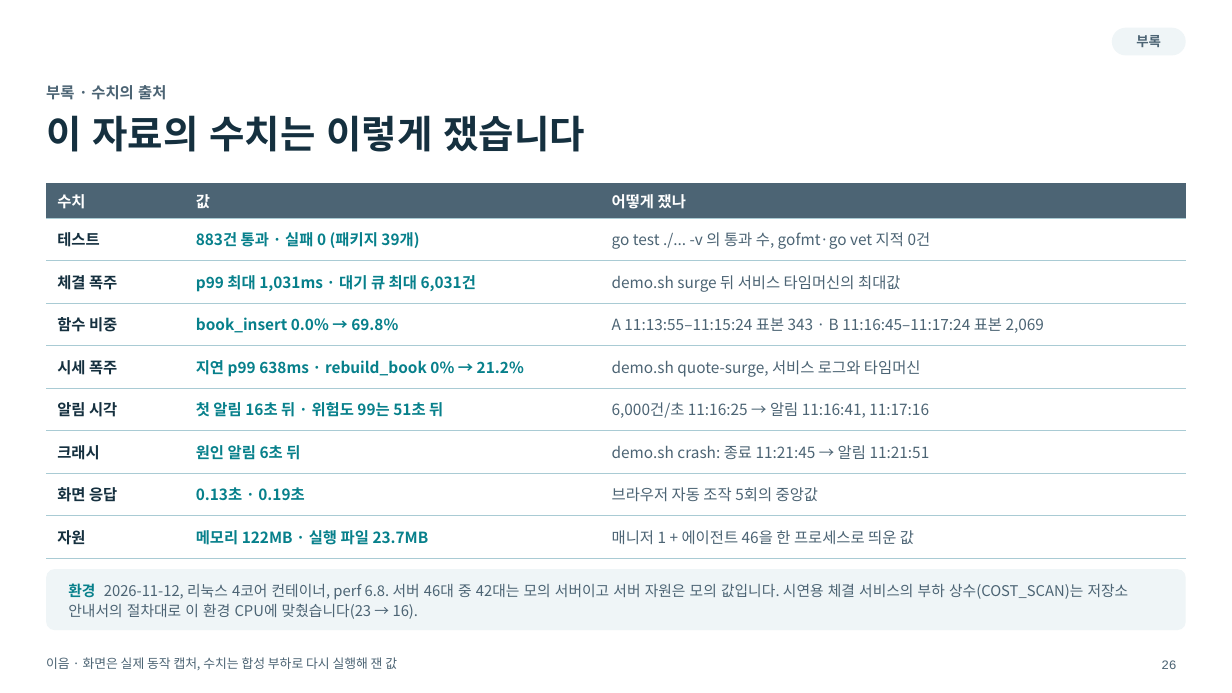
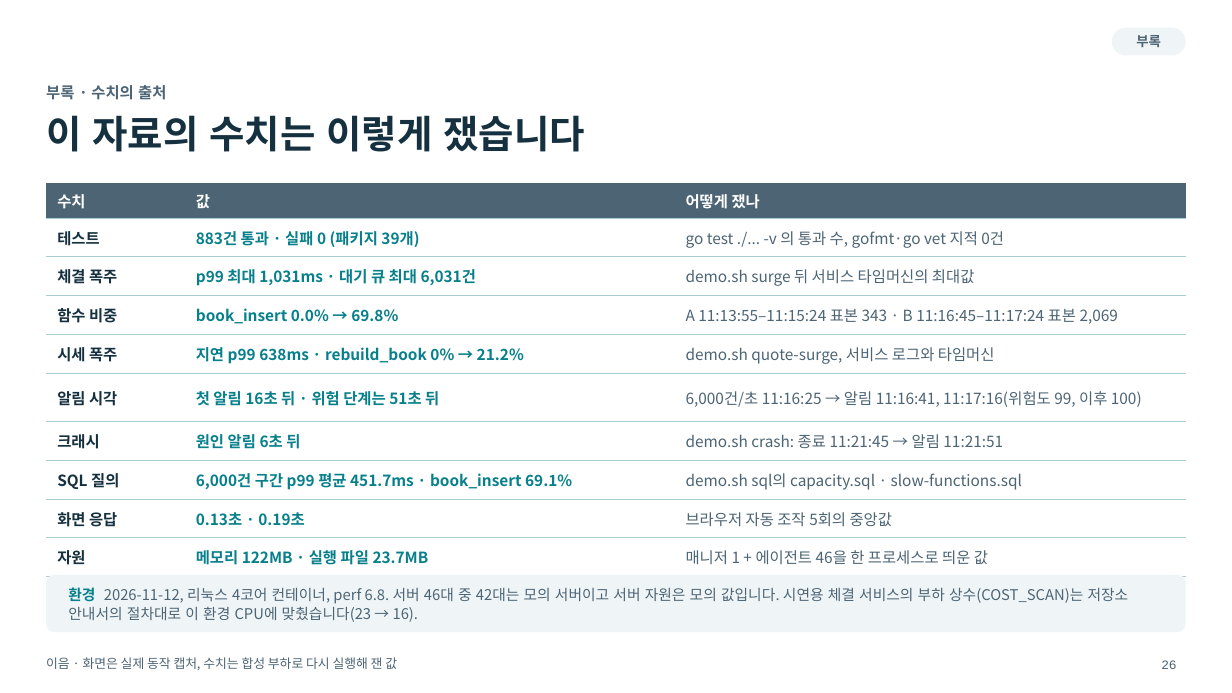
Before and after one commit to bulletgirls/contune, a slide deck: slide 26 of docs/submission/eum-presentation.pptx. Drawn at 1232x693 pixels with LibreOffice and Linux fonts; fonts in the diff are those of the drawing; background and template pictures are left out. Boxes give left, top, right and bottom in pixels: in the first picture for what was removed or moved away, otherwise in the second. Text is boxed around its words. In the diff, an @@ line names an element or a change of style, - is before the commit and + after.

```diff
--- a/docs/submission/eum-presentation.pptx
+++ b/docs/submission/eum-presentation.pptx
@@ table at <box>46,183,1186,569</box> @@
-row 6, column 2: 첫 알림 16초 뒤 · 위험도 99는 51초 뒤
+row 6, column 2: 첫 알림 16초 뒤 · 위험 단계는 51초 뒤
-row 6, column 3: 6,000건/초 11:16:25 → 알림 11:16:41, 11:17:16
+row 6, column 3: 6,000건/초 11:16:25 → 알림 11:16:41, 11:17:16(위험도 99, 이후 100)
+row 8: SQL 질의 | 6,000건 구간 p99 평균 451.7ms · book_insert 69.1% | demo.sh sql의 capacity.sql · slow-functions.sql
@@ rounded rectangle: place and size @@
-rounded rectangle at <box>46,569,1186,630</box>
+rounded rectangle at <box>46,575,1186,632</box>
@@ rounded rectangle at <box>46,575,1186,632</box>: proportions changed @@
@@ text "환경 2026-11-12, 리눅스 4코어 컨테이너, ..." at <box>68,587,1129,622</box>: line spacing 1.1 to 1.08 @@
```
Also in this commit, not shown: 13 other slides changed, 8 other files.
